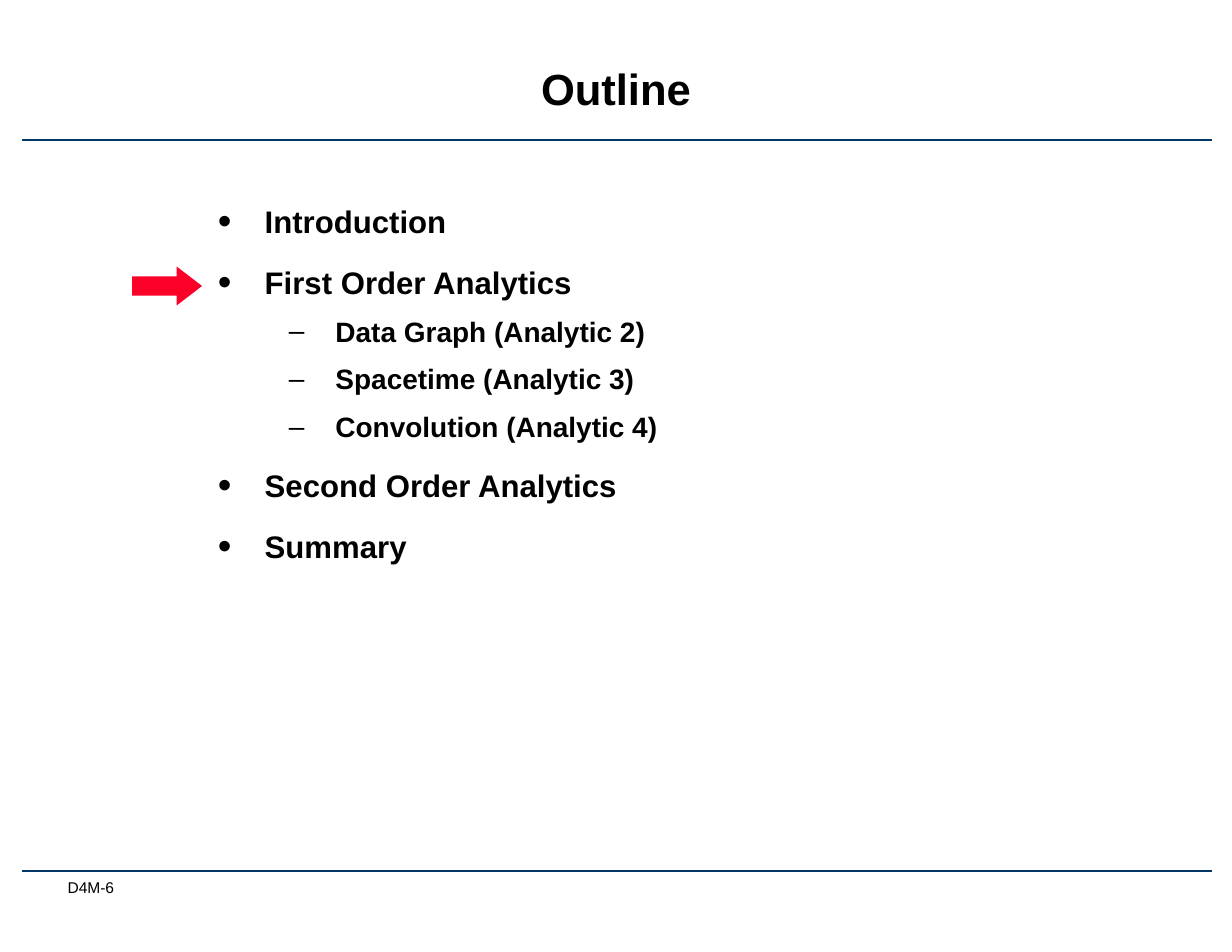
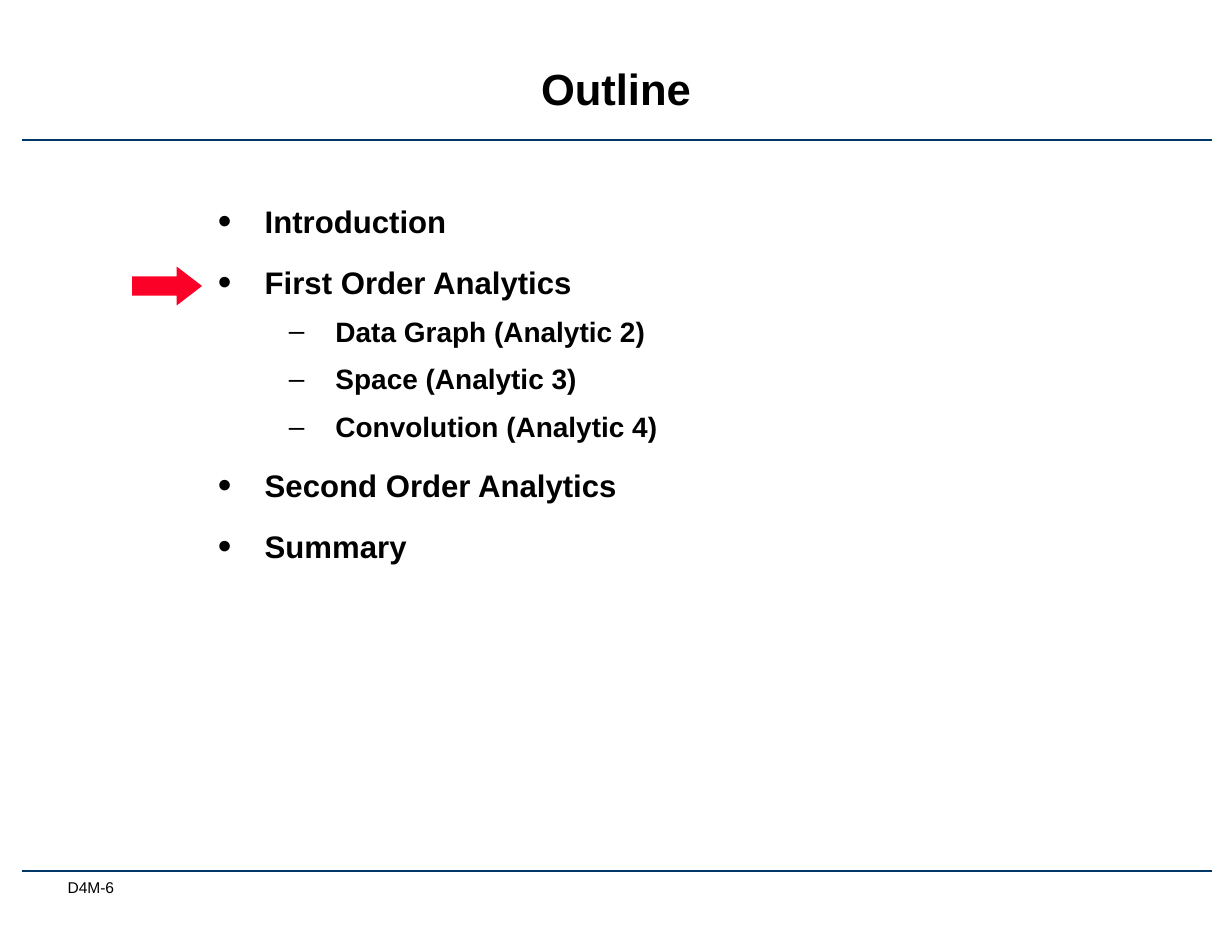
Before and after one commit to Accla/d4m, a slide deck: slide 6 of docs/Lec04-StructuredData.pptx. Drawn at 1232x952 pixels with LibreOffice and Linux fonts; fonts in the diff are those of the drawing; background and template pictures are left out. Boxes give left, top, right and bottom in pixels: in the first picture for what was removed or moved away, otherwise in the second. Text is boxed around its words. In the diff, an @@ line names an element or a change of style, - is before the commit and + after.

```diff
--- a/docs/Lec04-StructuredData.pptx
+++ b/docs/Lec04-StructuredData.pptx
@@ text at box(335, 368, 577, 395): text changed @@
-  – Spacetime (Analytic 3)
+  – Space (Analytic 3)
```
Also in this commit, not shown: 15 other slides changed.
